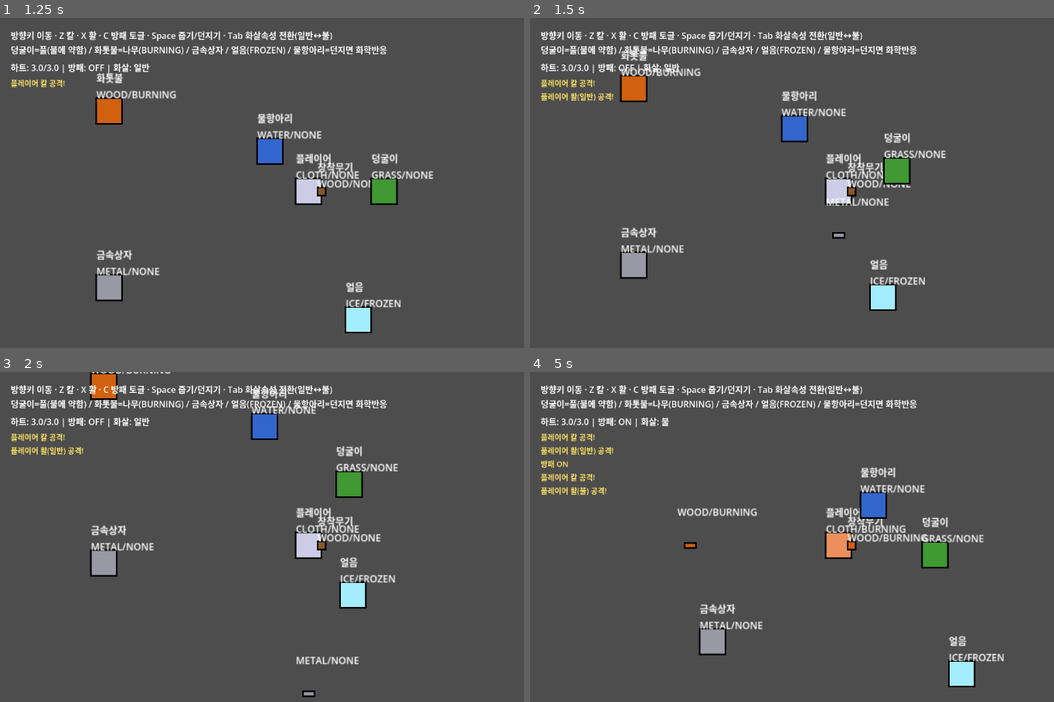
Above: before the commit, frames 1-4 (two rows, left to right).
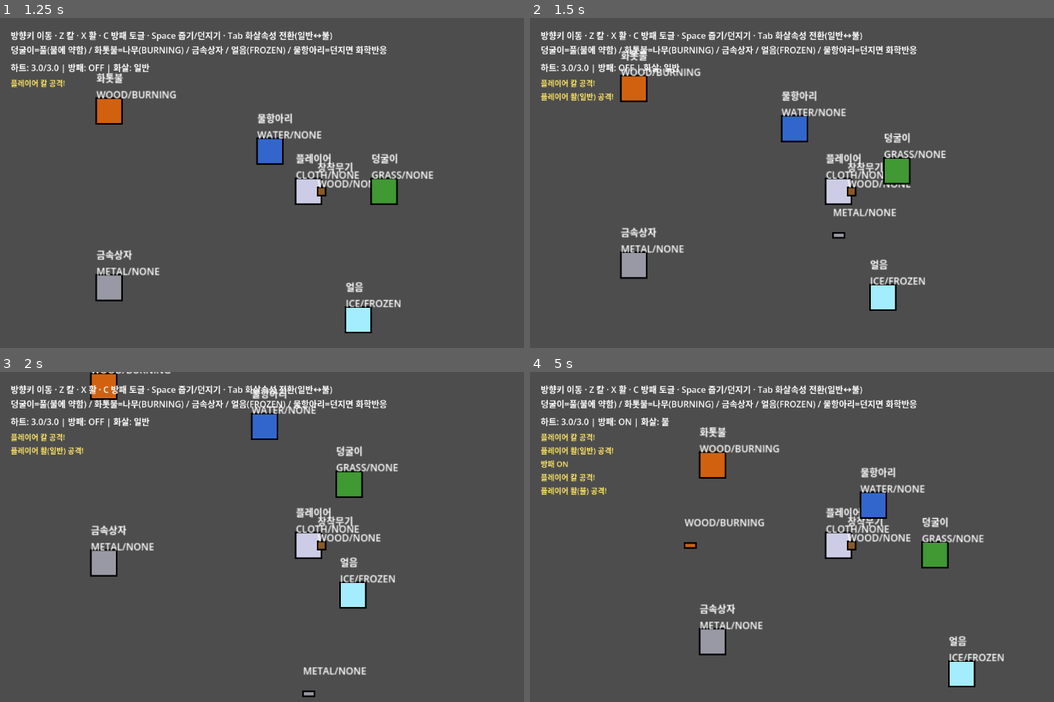
Above: after the commit, the same moments.

Repository: 50seok/ZeldaLike
Game: Godot game, scene res://scenes/playground/playground.tscn
Two runs of this game, one before a commit and one after it. Both use one fixed random seed, a clock stepped at 60 frames per second and the inputs below. This scene is started directly instead of the project's main scene.
Inputs:
- Up to frame 1 (1.25 s): tap Enter at 0.5 s; hold Right (ui_right) from 0.53 s (still down); tap Z at 0.6 s; tap Space at 0.77 s
- Up to frame 2 (1.5 s): release Right (ui_right) at 1.28 s; hold Down (ui_down) from 1.28 s (still down); tap X at 1.35 s
- Up to frame 3 (2 s): keep holding Down (ui_down); tap Space at 1.52 s
- Up to frame 4 (5 s): release Down (ui_down) at 2.03 s; hold Right (ui_right) 2.03-2.78 s; tap C at 2.1 s; hold Up (ui_up) 2.78-3.53 s; tap Tab at 2.85 s; tap Space at 3.02, 3.77, 4.52 s; hold Left (ui_left) from 3.53 s (still down); tap Z at 3.6 s; tap X at 4.35 s

Frame 1 is identical in both runs. In frame 2, 0.4% of the frame differs, in the area x 56-70%, y 54-61%; in frame 3, 0.4%; in frame 4, 2.0%, in the area x 28-76%, y 16-57%.

Commit message:
fix: 불화살 발사 시 자기 자신이 타 죽는 치명적 버그 수정
- Arrow: box_size를 super._ready() 이후에 설정해서 화살이 의도한 14x6이 아니라
  기본 32x32로 생성되던 순서 버그 수정 (ChemActor 라벨 버그와 동일 패턴)
- Player/EquippedWeapon: 자기가 쏜 화살(Arrow.shooter==self)과의 접촉을 무시하는
  로직이 Arrow 쪽에만 있고 반대쪽(Player 자신, 장착무기)엔 없어서, 불화살을 쏘면
  CLOTH 재질인 플레이어 본인이 착화 -> ChemActor 소각 로직으로 그대로 사망하던
  치명적 버그 수정 (수동 플레이 중 발견 - "불화살로 공격했는데 내가 죽음").
  M2 자동 검증은 발사자 본인 생존을 확인하지 않아서 이 버그를 놓치고 있었음.
- playground: 화톳불 지속시간을 30초로 늘려 샌드박스에서 오래 테스트 가능하게

Diff:
--- a/project/scenes/playground/playground.gd
+++ b/project/scenes/playground/playground.gd
@@ -29,6 +29,7 @@
 	campfire.chem_material = ChemTypes.MaterialTag.WOOD
 	campfire.display_name = "화톳불"
 	campfire.global_position = Vector2(250, 200)
+	campfire.burn_duration = 30.0  # 샌드박스에서 오래 테스트할 수 있게 기본(2.5초)보다 길게
 	add_child(campfire)
 	campfire.set_state(ChemTypes.State.BURNING)
 
--- a/project/scripts/combat/arrow.gd
+++ b/project/scripts/combat/arrow.gd
@@ -13,8 +13,11 @@
 
 
 func _ready() -> void:
+	# box_size는 super._ready()가 충돌 shape를 만들기 전에 정해야 한다 —
+	# 순서가 반대면 화살이 기본 32x32 크기로 만들어져(실측 확인, 플레이어 자신도
+	# 쏘자마자 맞을 만큼 큼) 의도한 작은 화살 판정이 적용되지 않는다.
+	box_size = Vector2(14, 6)
 	super._ready()
-	box_size = Vector2(14, 6)
 
 
 func _physics_process(delta: float) -> void:
--- a/project/scripts/combat/equipped_weapon.gd
+++ b/project/scripts/combat/equipped_weapon.gd
@@ -14,3 +14,11 @@
 func _ready() -> void:
 	super._ready()
 	burned_out.connect(func(): weapon_destroyed.emit())
+
+
+## 소지자가 쏜 자기 화살에 이 무기가 맞아 불붙는 것도 자기-접촉과 같은 문제라
+## 같은 패턴으로 무시한다(Player._on_area_entered 참고).
+func _on_area_entered(other: Area2D) -> void:
+	if other is Arrow and other.shooter == get_parent():
+		return
+	super._on_area_entered(other)
--- a/project/scripts/combat/player.gd
+++ b/project/scripts/combat/player.gd
@@ -52,6 +52,15 @@
 				interact_or_throw()
 			KEY_TAB:
 				cycle_tool()
+
+
+## 자기가 쏜 화살과도 접촉 판정이 나서(Arrow는 shooter를 무시하지만 반대쪽인
+## 플레이어는 몰랐음), 불화살 쏘면 CLOTH 재질인 자신에게 불이 옮아 타 죽던 버그
+## 수정(실측 확인 - "불화살로 공격했는데 내가 죽음").
+func _on_area_entered(other: Area2D) -> void:
+	if other is Arrow and other.shooter == self:
+		return
+	super._on_area_entered(other)
 
 
 func take_damage(amount: float) -> void:
